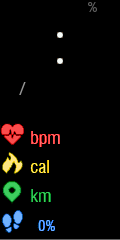
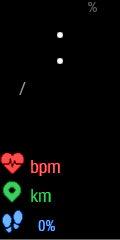
Two versions of the same layered image (120×240). Layer-by-layer changes:
added group "Stats" with 2 layers above "Time Separator" over (x1=0, y1=123, x2=60, y2=176)
added layer "Minimal Stats" in group "Stats" over (x1=0, y1=123, x2=60, y2=176)
renamed "0000.png" to "Time Separator", painted on it over (x1=0, y1=123, x2=60, y2=176)
added layer "Background" over (x1=0, y1=123, x2=60, y2=176)
